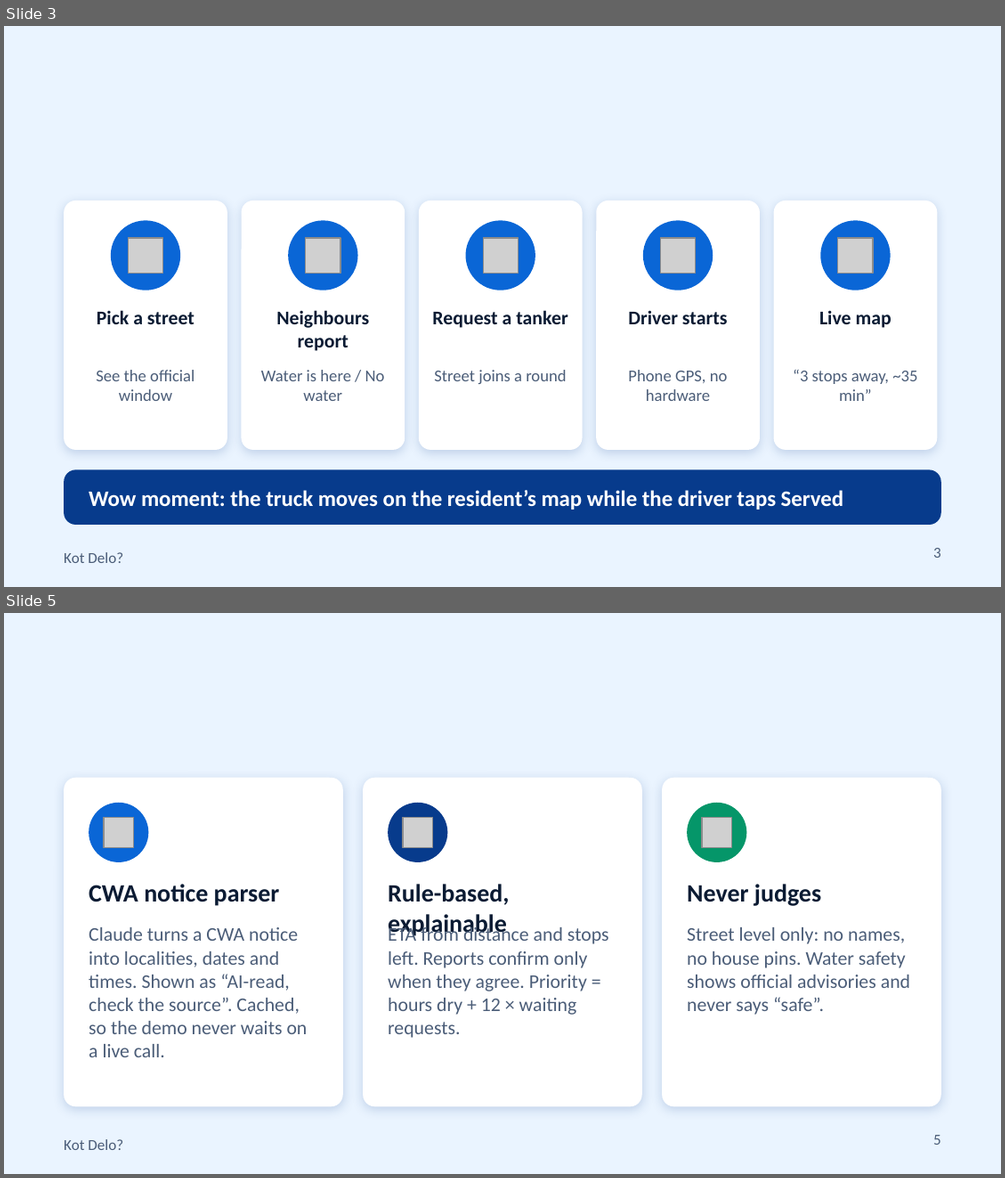
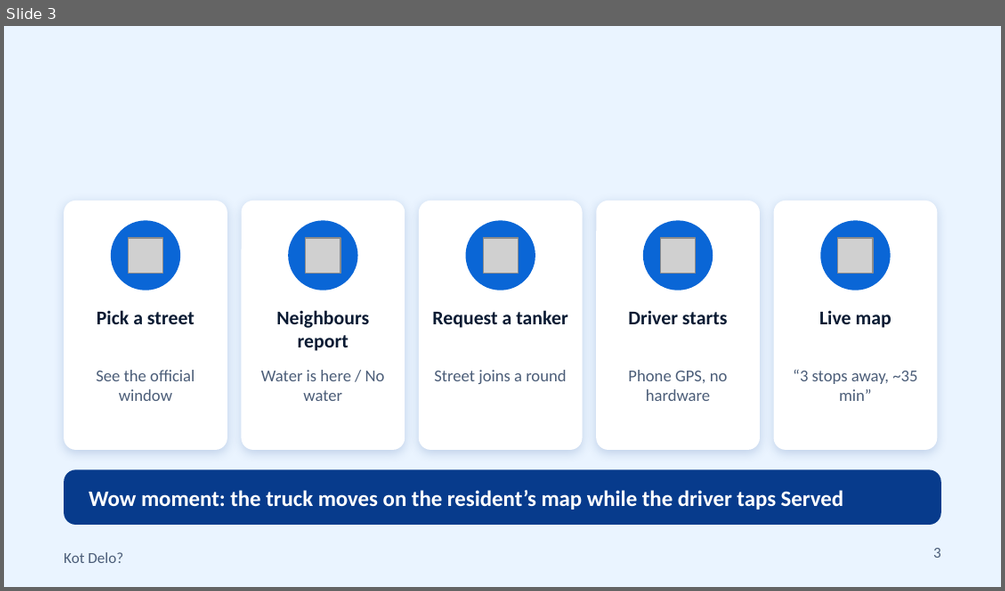
Before and after one commit to TusharDwarka/hackathon-mdx-2026, a slide deck: team/p4-ai/slides/kot-delo-pitch.pptx. Shown one above the other, each under a label of ours: slides 3 and 5 before the commit, slide 3 after it; the slides between them are not shown. The pictures are 1005x1178 and 1005x591 pixels, drawn with LibreOffice and Linux fonts; fonts in the diff are those of the drawing; grey boxes stand for pictures. Boxes give left, top, right and bottom in pixels: in the first picture for what was removed or moved away, otherwise in the second. Text is boxed around its words. In the diff, an @@ line names an element or a change of style, - is before the commit and + after.

```diff
--- a/team/p4-ai/slides/kot-delo-pitch.pptx
+++ b/team/p4-ai/slides/kot-delo-pitch.pptx
@@ slide 5 removed at bbox=[4, 613, 1001, 1174], background #EAF4FF; not listed: 1 template element that a slide beside it also shows @@
@@ rounded rectangle removed at bbox=[64, 778, 343, 1106] @@
@@ rounded rectangle removed at bbox=[363, 778, 642, 1106] @@
@@ rounded rectangle removed at bbox=[662, 778, 941, 1106] @@
@@ ellipse removed at bbox=[89, 803, 148, 862] @@
@@ picture removed at bbox=[104, 818, 134, 847] @@
@@ ellipse removed at bbox=[388, 803, 447, 862] @@
@@ picture removed at bbox=[403, 818, 433, 847] @@
@@ ellipse removed at bbox=[687, 803, 746, 862] @@
@@ picture removed at bbox=[702, 818, 732, 847] @@
@@ text removed at bbox=[89, 884, 280, 906] @@
-CWA notice parser
@@ text removed at bbox=[388, 884, 509, 938] @@
-Rule-based, explainable
@@ text removed at bbox=[687, 884, 821, 906] @@
-Never judges
@@ text removed at bbox=[89, 927, 307, 1057] @@
-Claude turns a CWA notice into localities, dates and times. Shown as “AI-read, check the source”. Cached, so the demo never waits on a live call.
@@ text removed at bbox=[388, 925, 609, 1038] @@
-ETA from distance and stops left. Reports confirm only when they agree. Priority = hours dry + 12 × waiting requests.
@@ text removed at bbox=[687, 927, 910, 1014] @@
-Street level only: no names, no house pins. Water safety shows official advisories and never says “safe”.
@@ page number removed at bbox=[933, 1135, 941, 1144] @@
-5
```
Also in this commit, not shown: 4 slides changed, 1 slide added.
